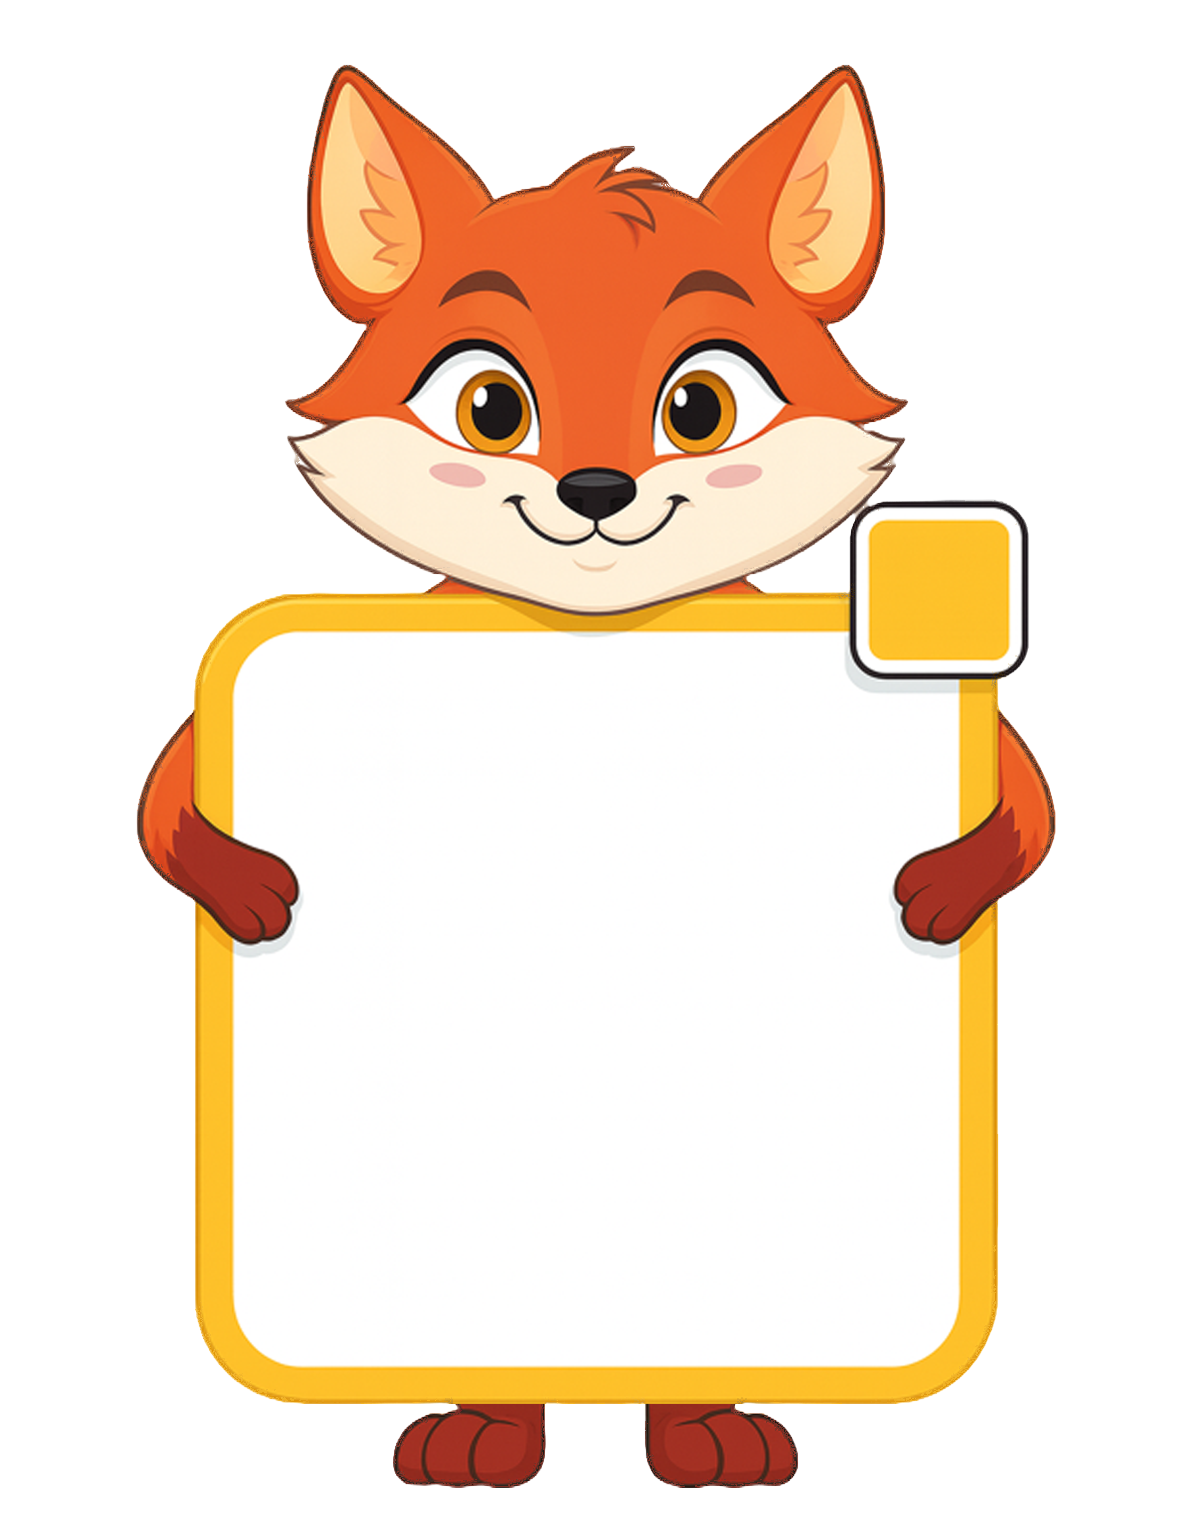
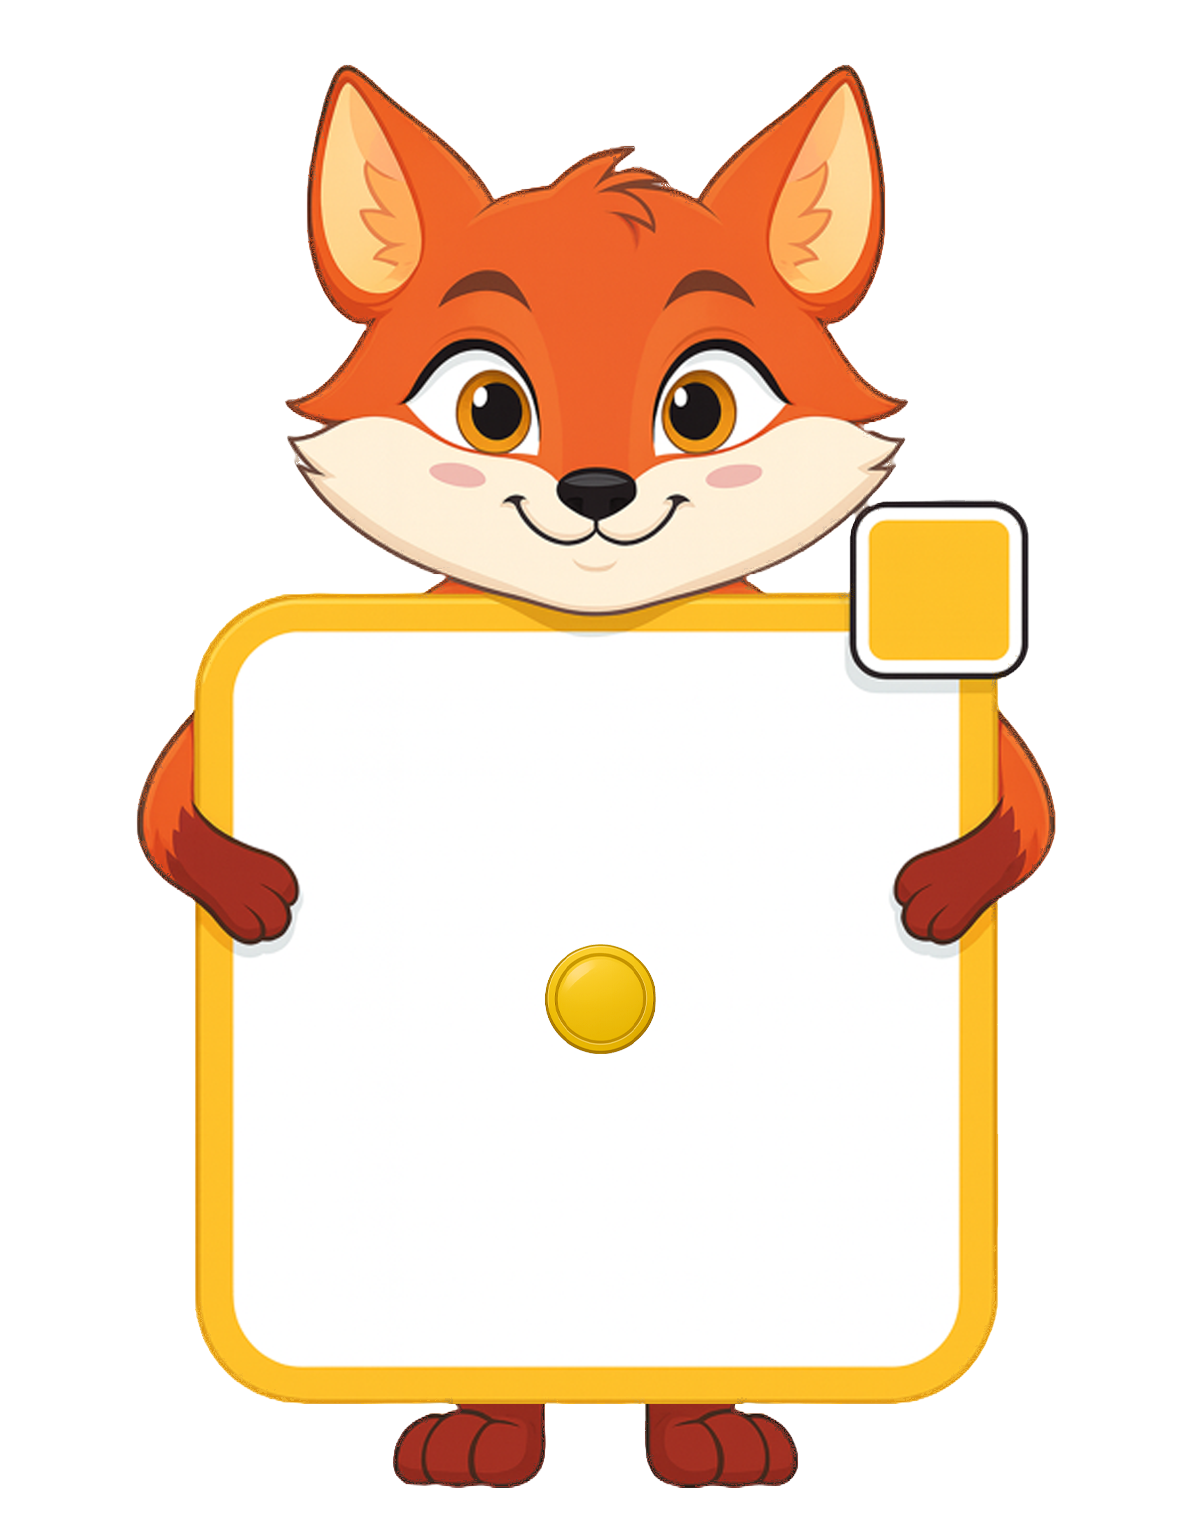
Revision of a layered 1200×1536 image; what changed, layer by layer:
added layer "Слой 2" above "Слой 1" over [544, 944, 656, 1054]